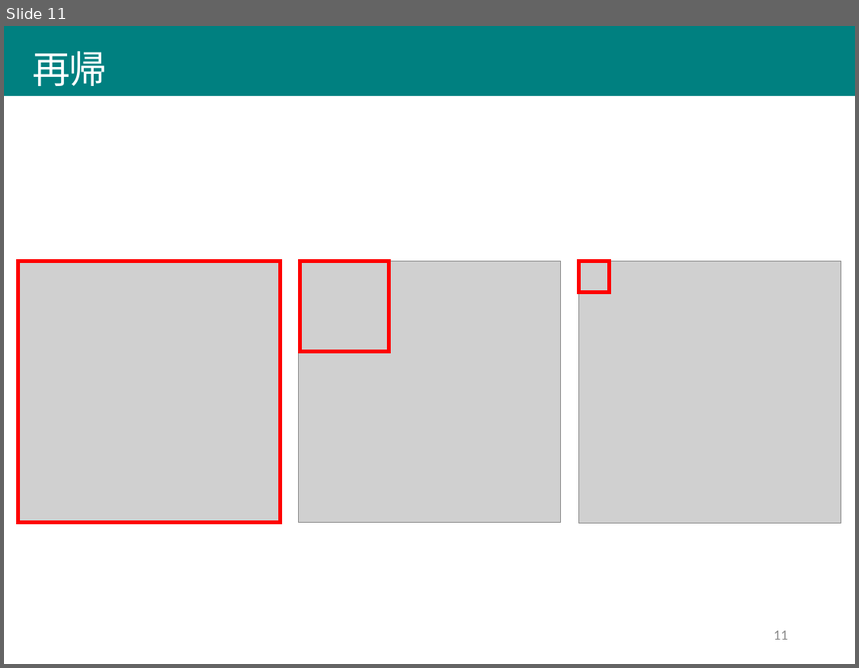
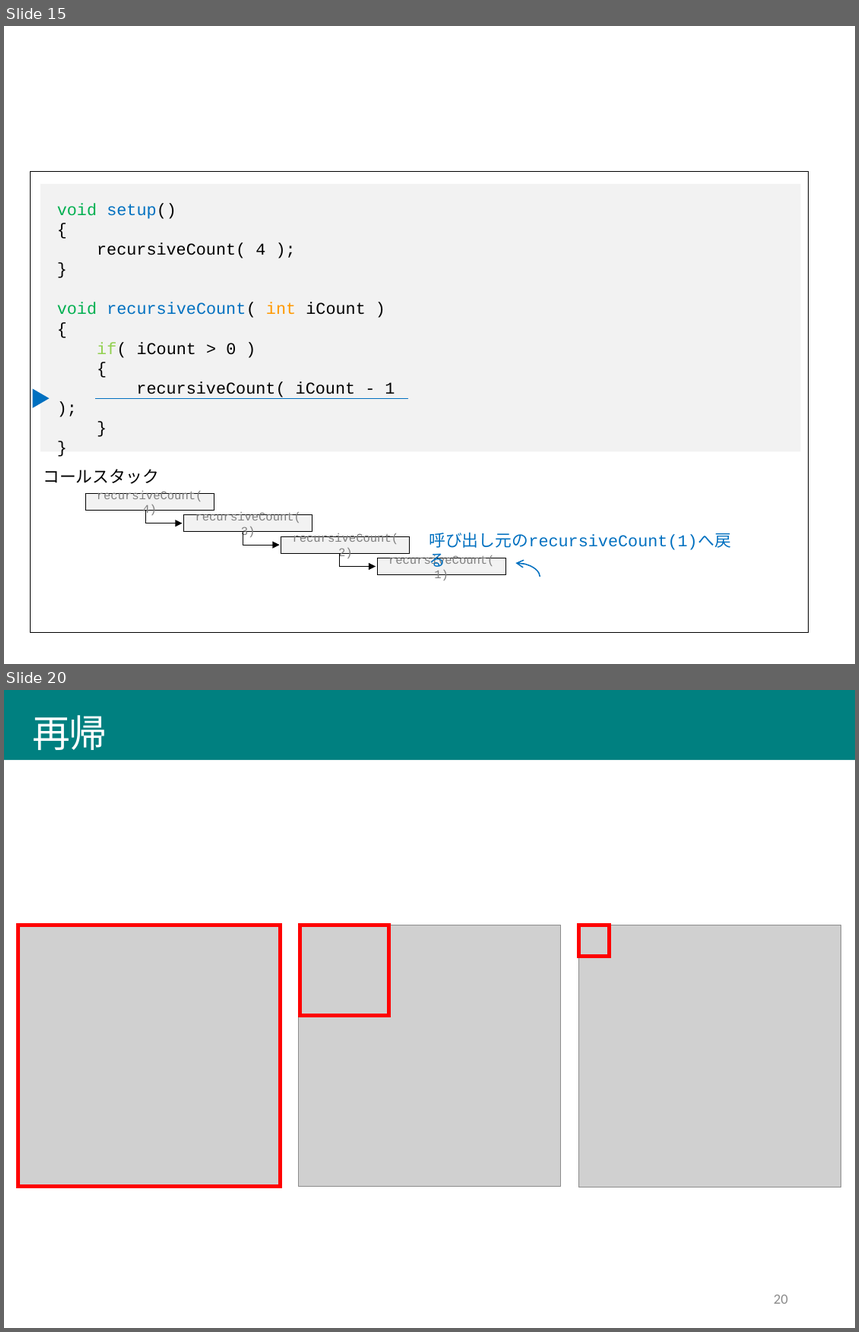
Before and after one commit to afukushimagit/afukushimagit.github.io, a slide deck: images/recursive/図素材.pptx. Shown one above the other, each under a label of ours: slide 11 before the commit, slides 15 and 20 after it; the slides between them are not shown. The pictures are 859x668 and 859x1332 pixels, drawn with LibreOffice and Linux fonts; fonts in the diff are those of the drawing; grey boxes stand for pictures. Boxes give left, top, right and bottom in pixels: in the first picture for what was removed or moved away, otherwise in the second. Text is boxed around its words. In the diff, an @@ line names an element or a change of style, - is before the commit and + after.

```diff
--- a/images/recursive/図素材.pptx
+++ b/images/recursive/図素材.pptx
@@ slide 15 added at (4, 26, 855, 664), background #FFFFFF @@
@@ rectangle added at (31, 172, 810, 633), outline #000000 0.5 pt @@
@@ rectangle added at (40, 184, 800, 452), fill #F2F2F2 @@
@@ text added at (57, 203, 395, 399), 14 pt, text #000000 @@
+void setup()
+{
+recursiveCount( 4 );
+}
+void recursiveCount( int iCount )
+{
+if( iCount > 0 )
+{
+recursiveCount( iCount - 1 );
+}
+}
@@ triangle added at (33, 389, 49, 408), fill #0070C0 @@
@@ line added from (95, 399) to (408, 399), #0070C0 1 pt @@
@@ text added at (43, 469, 159, 484), 14 pt, text #000000 @@
+コールスタック
@@ rectangle added at (86, 493, 215, 510), fill #F2F2F2, outline #000000 0.5 pt, 10 pt, text #808080 @@
+recursiveCount(4)
@@ elbow arrow added from (146, 510) to (182, 524), #000000 0.5 pt @@
@@ rectangle added at (183, 515, 312, 532), fill #F2F2F2, outline #000000 0.5 pt, 10 pt, text #808080 @@
+recursiveCount(3)
@@ elbow arrow added from (243, 531) to (280, 545), #000000 0.5 pt @@
@@ rectangle added at (281, 537, 410, 553), fill #F2F2F2, outline #000000 0.5 pt, 10 pt, text #808080 @@
+recursiveCount(2)
@@ text added at (429, 532, 731, 550), 14 pt, text #0070C0 @@
+呼び出し元のrecursiveCount(1)へ戻る
@@ elbow arrow added from (339, 553) to (376, 566), #000000 0.5 pt @@
@@ rectangle added at (378, 559, 506, 576), fill #F2F2F2, outline #000000 0.5 pt, 10 pt, text #808080 @@
+recursiveCount(1)
@@ arc (boxed as its full ellipse) added at (492, 563, 541, 592), outline #0070C0 1 pt @@
@@ what was slide 11 is now slide 20 @@
@@ page number at (774, 1295, 788, 1304): text changed @@
-11
+20
```
Also in this commit, not shown: 5 slides changed, 13 other slides added, 5 slides removed, 45 other files.
